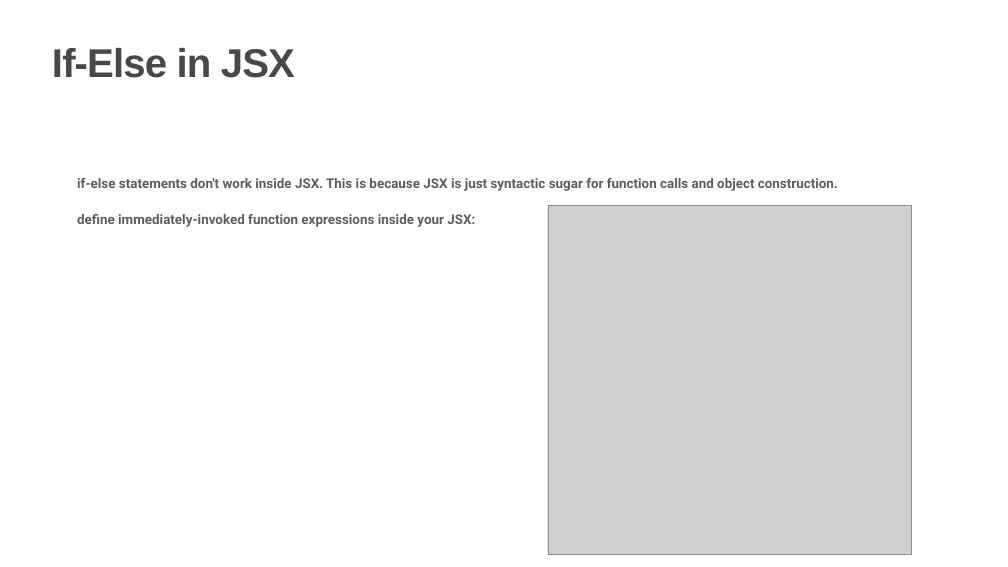
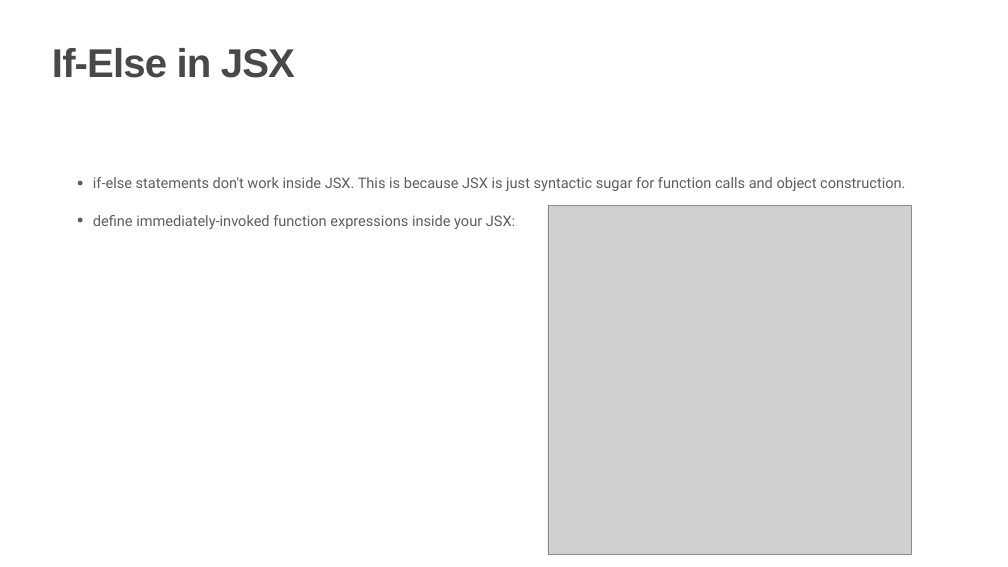
Before and after one commit to JS-RUH-1/React-Lessons, a slide deck: slide 10 of useContext.pptx. Drawn at 1008x567 pixels with LibreOffice and Linux fonts; fonts in the diff are those of the drawing; grey boxes stand for pictures; background and template pictures are left out. Boxes give left, top, right and bottom in pixels: in the first picture for what was removed or moved away, otherwise in the second. Text is boxed around its words. In the diff, an @@ line names an element or a change of style, - is before the commit and + after.

```diff
--- a/useContext.pptx
+++ b/useContext.pptx
@@ text "if-else statements don't work inside ..." at box(93, 177, 905, 229): size 25.5 to 27.8 pt, bold off; bullet none to • @@
```
Also in this commit, not shown: 2 other slides changed, 1 other file.
